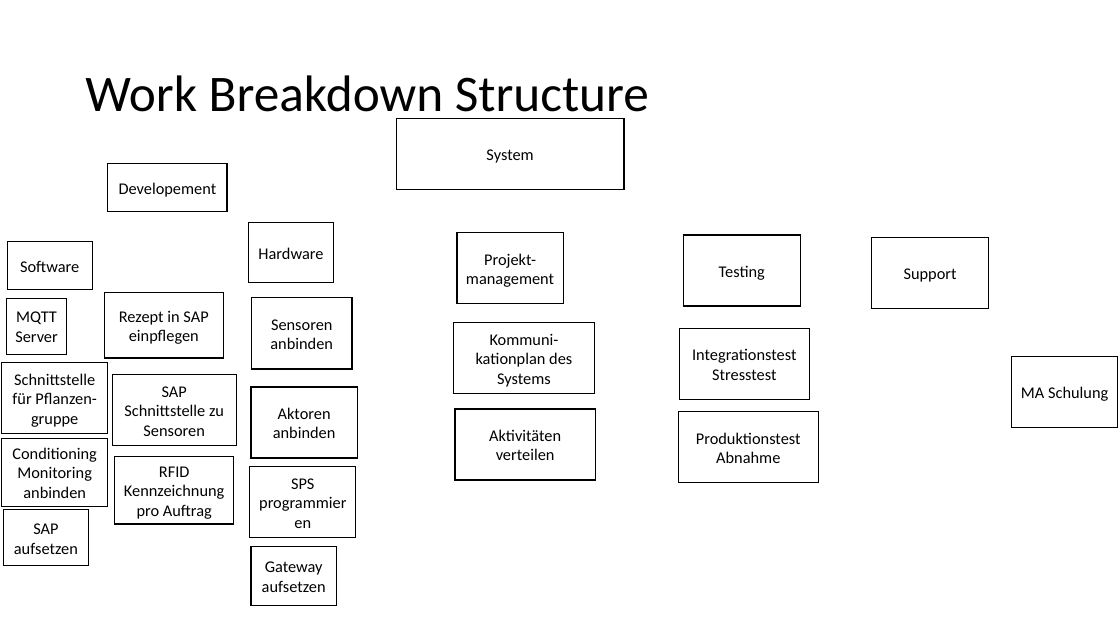
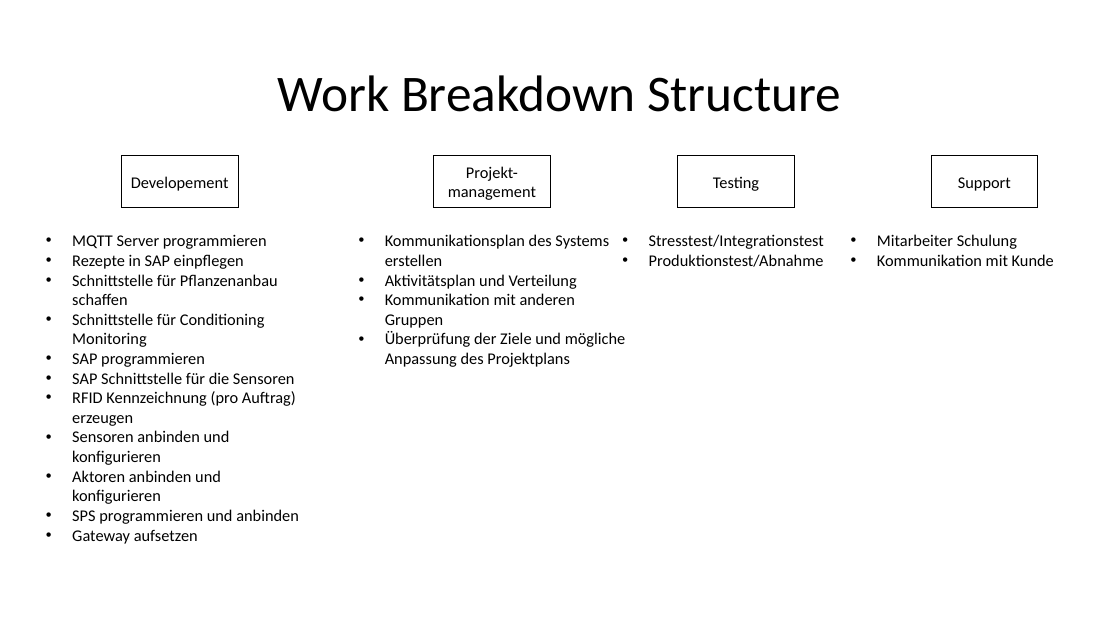
Before and after one commit to albae3333/DigitaleFabrik, a slide deck: slide 3 of Präsentation/Präsentation_Entwurf.pptx. Drawn at 1120x630 pixels with LibreOffice and Linux fonts; fonts in the diff are those of the drawing. Boxes give left, top, right and bottom in pixels: in the first picture for what was removed or moved away, otherwise in the second. Text is boxed around its words. In the diff, an @@ line names an element or a change of style, - is before the commit and + after.

Commit message:
changed WBS to have better structure

```diff
--- a/Präsentation/Präsentation_Entwurf.pptx
+++ b/Präsentation/Präsentation_Entwurf.pptx
@@ title "Work Breakdown Structure" at [278,75,841,112]: alignment left to centre @@
@@ rectangle removed at [397,118,624,190] @@
-System
@@ rectangle "Developement": place and size @@
-rectangle "Developement" at [108,164,227,212]
+rectangle "Developement" at [121,155,238,208]
@@ rectangle "Projekt-": place and size @@
-rectangle "Projekt-" at [457,233,563,304]
+rectangle "Projekt-" at [434,155,550,208]
@@ rectangle "Testing": place and size @@
-rectangle "Testing" at [683,235,800,307]
+rectangle "Testing" at [678,155,795,208]
@@ rectangle "Support": place and size @@
-rectangle "Support" at [872,238,989,309]
+rectangle "Support" at [932,155,1038,208]
@@ text added at [72,234,299,544], 14 pt, text #000000 @@
+• MQTT Server programmieren
+• Rezepte in SAP einpflegen
+• Schnittstelle für Pflanzenanbau schaffen
+• Schnittstelle für Conditioning Monitoring
+• SAP programmieren
+• SAP Schnittstelle für die Sensoren
+• RFID Kennzeichnung (pro Auftrag) erzeugen
+• Sensoren anbinden und konfigurieren
+• Aktoren anbinden und konfigurieren
+• SPS programmieren und anbinden
+• Gateway aufsetzen
@@ rectangle removed at [249,223,334,283] @@
-Hardware
@@ text added at [385,234,626,367], 14 pt, text #000000 @@
+• Kommunikationsplan des Systems erstellen
+• Aktivitätsplan und Verteilung
+• Kommunikation mit anderen Gruppen
+• Überprüfung der Ziele und mögliche Anpassung des Projektplans
@@ text added at [649,234,824,267], 14 pt, text #000000 @@
+• Stresstest/Integrationstest
+• Produktionstest/Abnahme
@@ text added at [877,234,1054,266], 14 pt, text #000000 @@
+• Mitarbeiter Schulung
+• Kommunikation mit Kunde
@@ rectangle removed at [8,242,92,290] @@
-Software
@@ rectangle removed at [7,298,67,355] @@
-MQTT Server
@@ rectangle removed at [104,292,223,358] @@
-Rezept in SAP einpflegen
@@ rectangle removed at [252,298,352,370] @@
-Sensoren anbinden
@@ rectangle removed at [454,323,594,394] @@
-Kommuni-
-kationplan des Systems
@@ rectangle removed at [680,329,810,400] @@
-Integrationstest
-Stresstest
@@ rectangle removed at [1012,357,1117,429] @@
-MA Schulung
@@ rectangle removed at [2,363,108,434] @@
-Schnittstelle für Pflanzen-
-gruppe
@@ rectangle removed at [113,375,237,446] @@
-SAP Schnittstelle zu Sensoren
@@ rectangle removed at [251,387,357,459] @@
-Aktoren anbinden
@@ rectangle removed at [455,409,596,481] @@
-Aktivitäten verteilen
@@ rectangle removed at [678,412,818,483] @@
-Produktionstest
-Abnahme
@@ rectangle removed at [2,439,108,507] @@
-Conditioning Monitoring anbinden
@@ rectangle removed at [114,456,234,524] @@
-RFID Kennzeichnung
-pro Auftrag
@@ rectangle removed at [250,467,355,539] @@
-SPS programmieren
@@ rectangle removed at [3,510,88,566] @@
-SAP aufsetzen
@@ rectangle removed at [251,547,337,606] @@
-Gateway aufsetzen
```
